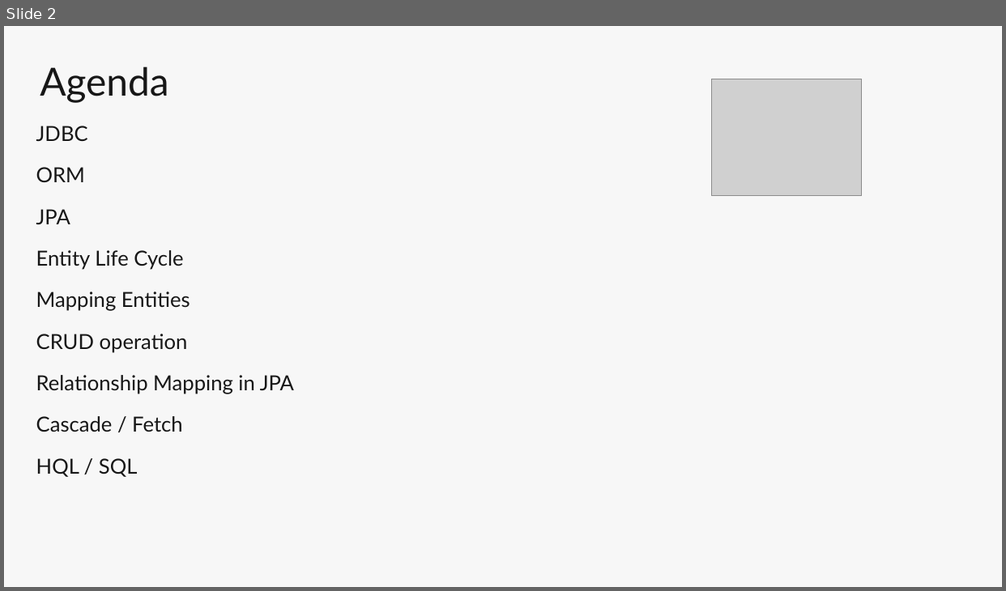
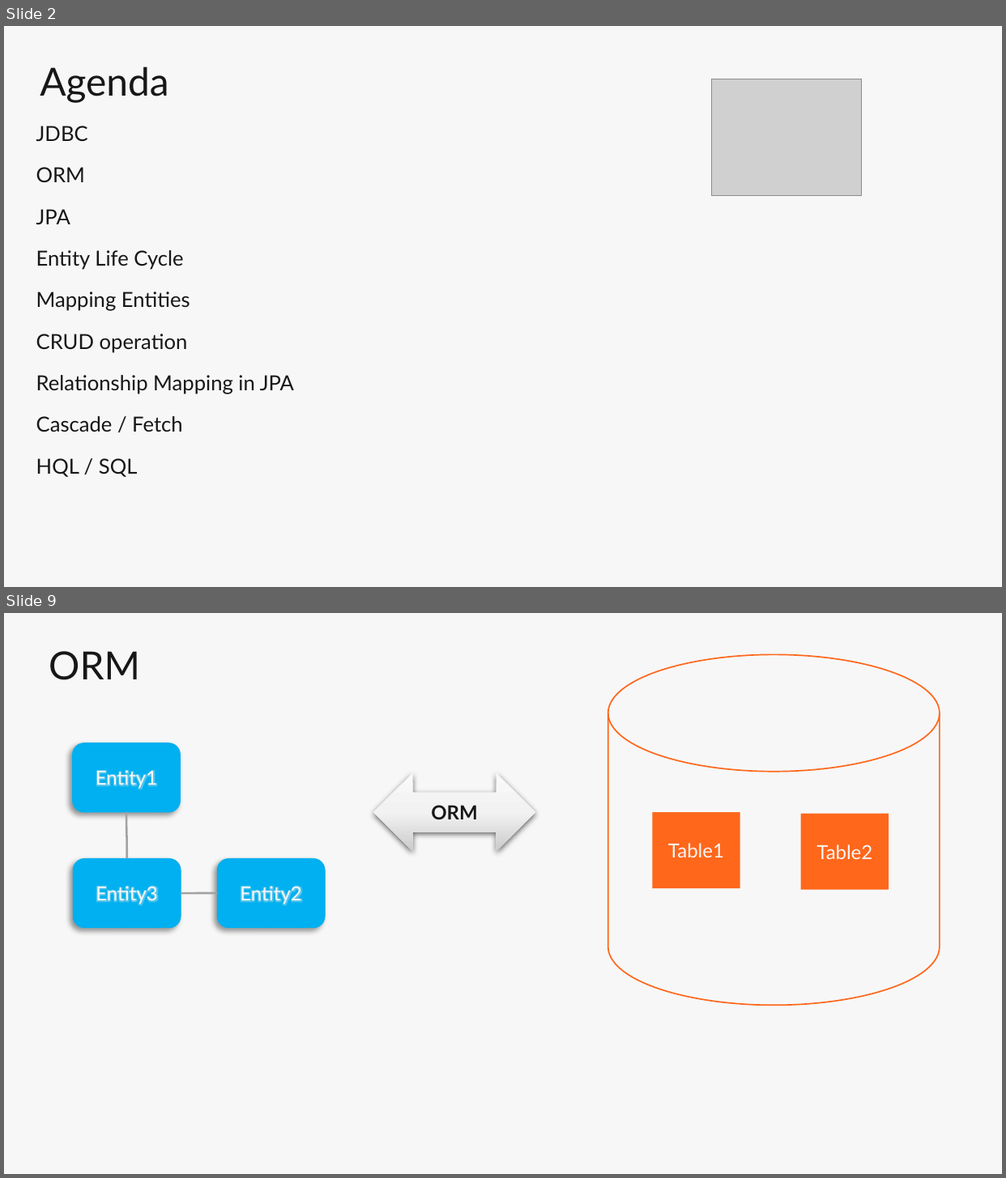
Before and after one commit to marcelsamaruga/hibernate-training, a slide deck: MC-Hibernate_V2.pptx. Shown one above the other, each under a label of ours: slide 2 before the commit, slides 2 and 9 after it; the slides between them are not shown. The pictures are 1006x591 and 1006x1178 pixels, drawn with LibreOffice and Linux fonts; fonts in the diff are those of the drawing; grey boxes stand for pictures; background and template pictures are left out. Boxes give left, top, right and bottom in pixels: in the first picture for what was removed or moved away, otherwise in the second. Text is boxed around its words. In the diff, an @@ line names an element or a change of style, - is before the commit and + after.

```diff
--- a/MC-Hibernate_V2.pptx
+++ b/MC-Hibernate_V2.pptx
@@ slide 9 added at [4, 613, 1002, 1174], background #F7F7F7 @@
@@ title added at [49, 651, 140, 680], 28 pt, text #171717 @@
+ORM
@@ cylinder added at [607, 655, 939, 1005], fill #F7F7F7, outline #FF671B 1 pt @@
@@ rounded rectangle added at [73, 743, 181, 811], fill #00B0F0, outline #00B0F0 0.5 pt, 14 pt, text #F7F7F7 @@
+Entity1
@@ left right arrow added at [373, 773, 535, 851], fill gradient #FAFAFA to #F3F3F3 to #CACACA, 14 pt, text #171717, bold @@
+ORM
@@ curved line added from (127, 812) to (127, 858), #A2A2A2 1.5 pt @@
@@ rectangle added at [653, 812, 740, 888], fill #FF671B, 14 pt, text #F7F7F7 @@
+Table1
@@ rectangle added at [801, 814, 889, 889], fill #FF671B, 14 pt, text #F7F7F7 @@
+Table2
@@ rounded rectangle added at [73, 858, 181, 927], fill #00B0F0, outline #00B0F0 0.5 pt, 14 pt, text #F7F7F7 @@
+Entity3
@@ rounded rectangle added at [218, 858, 326, 927], fill #00B0F0, outline #00B0F0 0.5 pt, 14 pt, text #F7F7F7 @@
+Entity2
@@ curved line added from (218, 893) to (181, 893), #A2A2A2 1.5 pt @@
```
Also in this commit, not shown: 18 other slides added.
